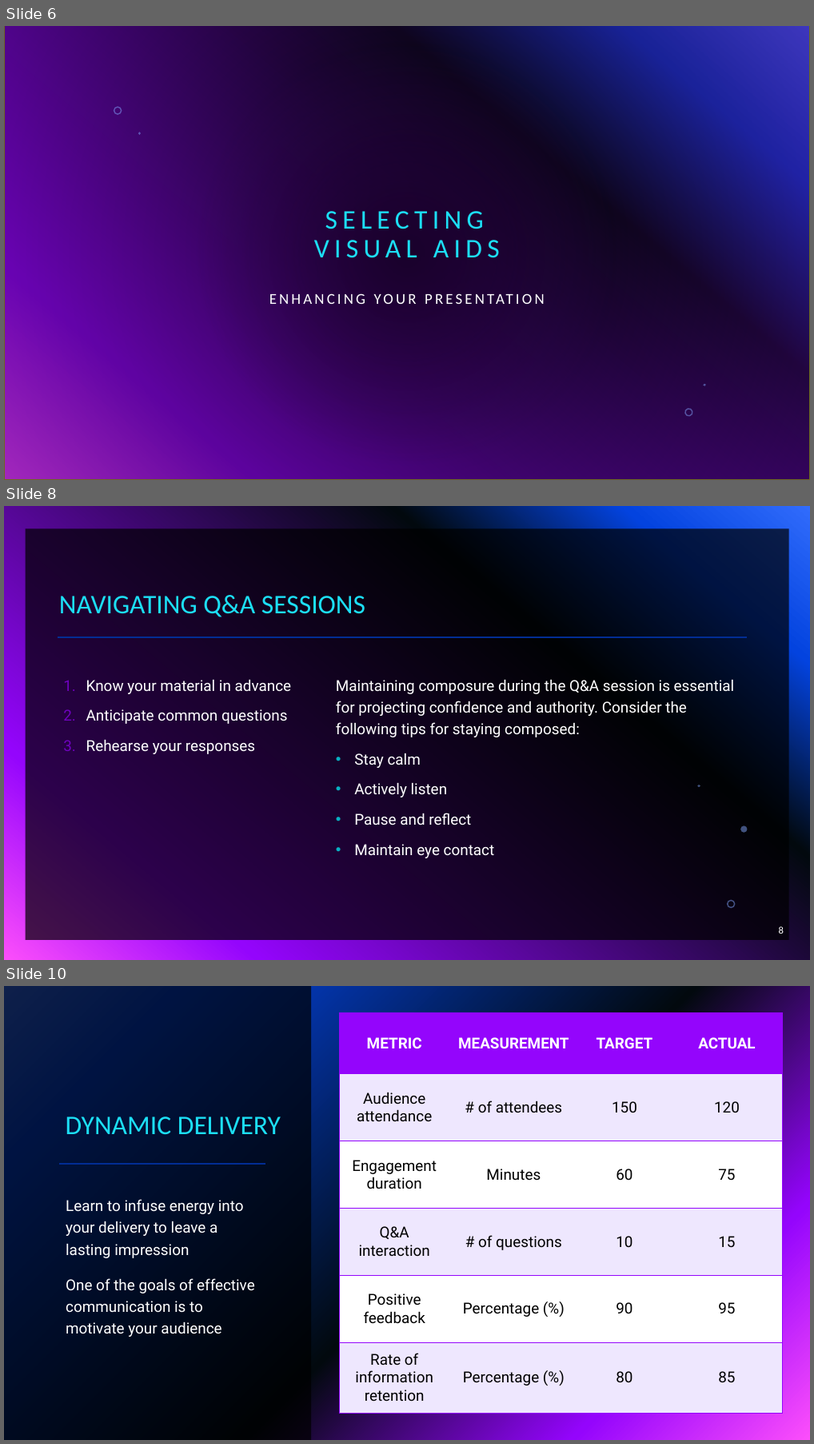
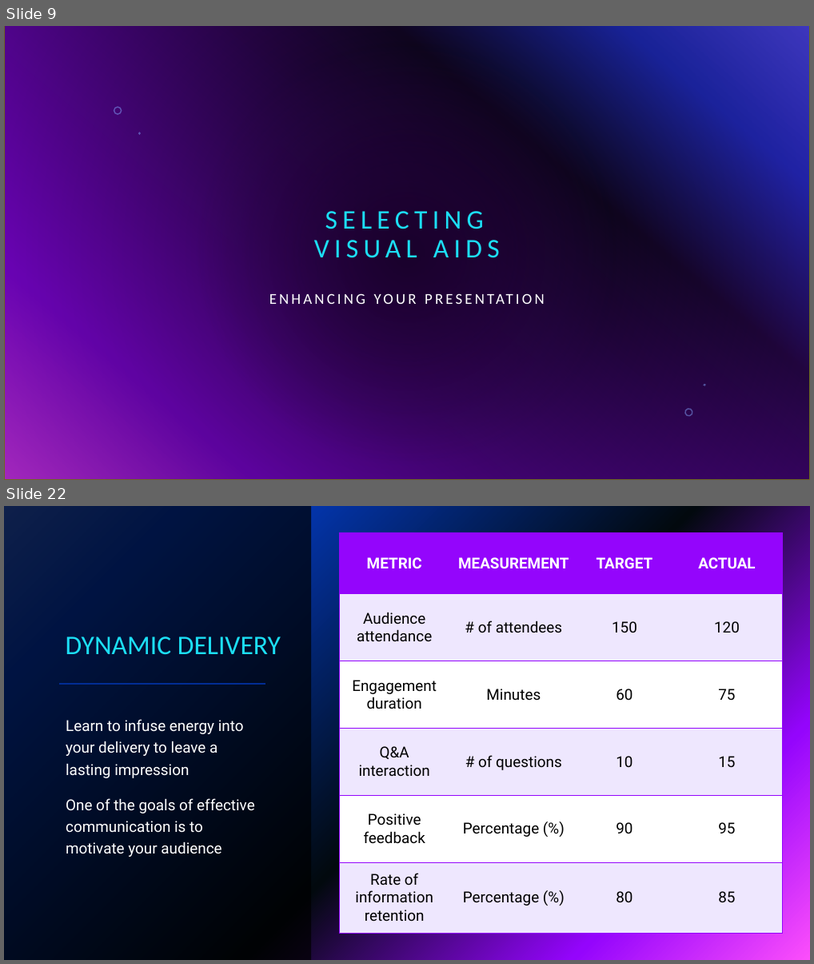
Before and after one commit to Firasss000/TLC, a slide deck: Theorie des langages.pptx. Shown one above the other, each under a label of ours: slides 6, 8 and 10 before the commit, slides 9 and 22 after it; the slides between them are not shown. The pictures are 814x1444 and 814x964 pixels, drawn with LibreOffice and Linux fonts; fonts in the diff are those of the drawing; background and template pictures are left out. Boxes give left, top, right and bottom in pixels: in the first picture for what was removed or moved away, otherwise in the second. Text is boxed around its words. In the diff, an @@ line names an element or a change of style, - is before the commit and + after.

```diff
--- a/Theorie des langages.pptx
+++ b/Theorie des langages.pptx
@@ slide 8 removed at bbox=[4, 506, 810, 960], background gradient #316CFC to #0343DF to #02090E to #9405FC to #FC4EFB @@
@@ rectangle removed at bbox=[25, 529, 790, 940] @@
@@ title removed at bbox=[59, 595, 366, 617] @@
-NAVIGATING Q&A SESSIONS
@@ line removed from (58, 637) to (748, 637) @@
@@ text removed at bbox=[86, 679, 292, 754] @@
-1. Know your material in advance
-2. Anticipate common questions
-3. Rehearse your responses
@@ text removed at bbox=[336, 679, 735, 858] @@
-Maintaining composure during the Q&A session is essential for projecting confidence and authority. Consider the following tips for staying composed:
-  • Stay calm
-  • Actively listen
-  • Pause and reflect
-  • Maintain eye contact
@@ freeform shape removed at bbox=[698, 784, 701, 787] @@
@@ freeform shape removed at bbox=[742, 825, 748, 832] @@
@@ freeform shape removed at bbox=[727, 900, 736, 908] @@
@@ page number removed at bbox=[779, 926, 784, 933] @@
-8
@@ what was slide 6 is now slide 9 @@
@@ what was slide 10 is now slide 22 @@
```
Also in this commit, not shown: 18 slides added, 7 other slides removed.
